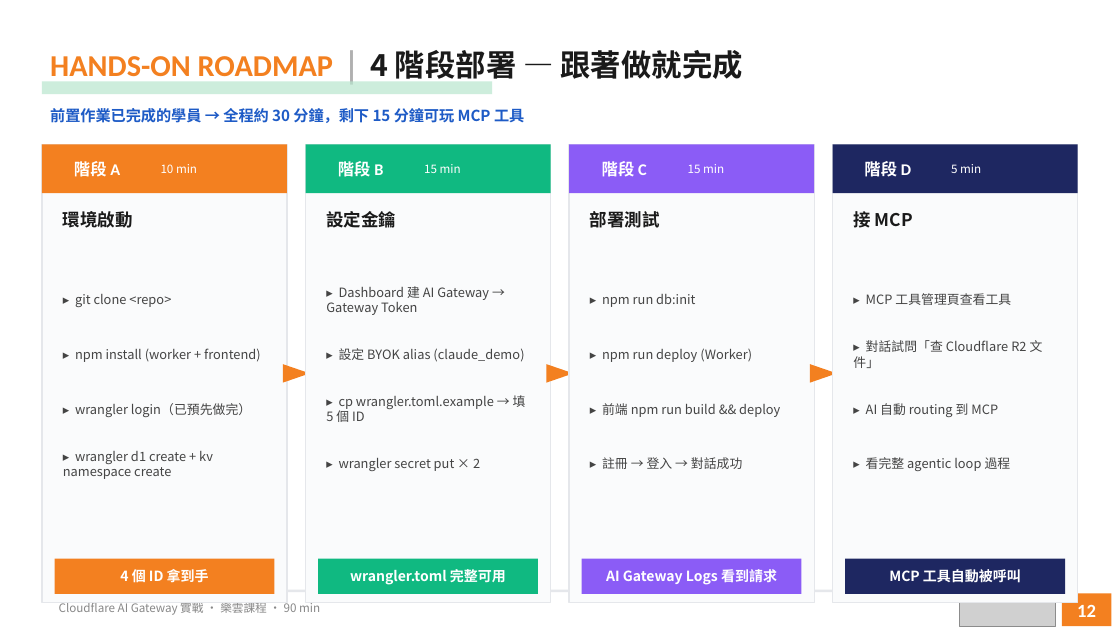
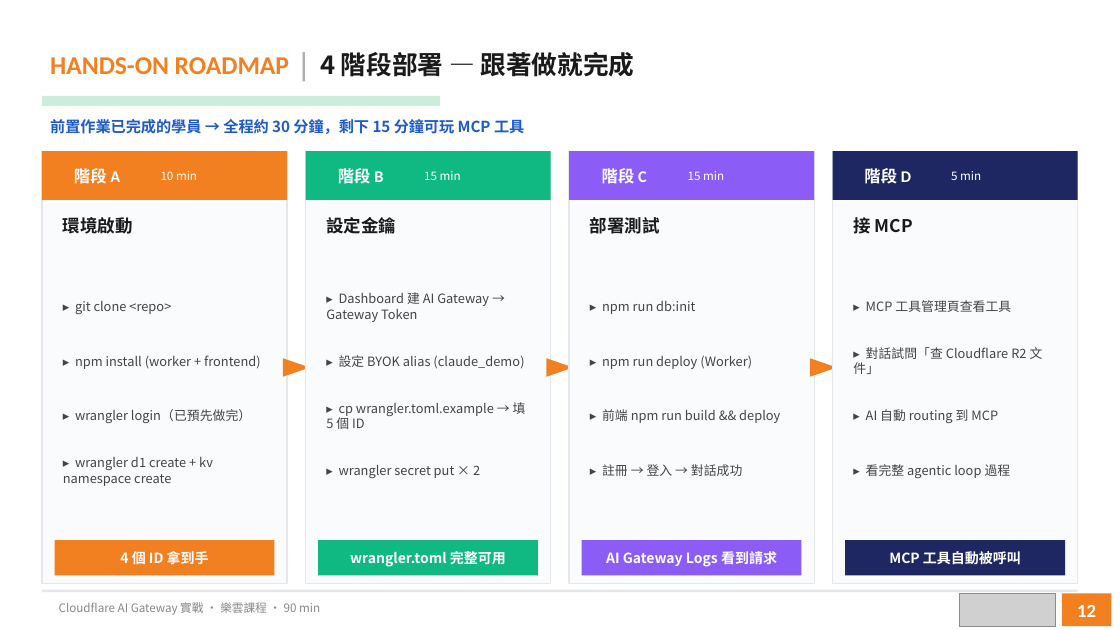
Before and after one commit to victor-workspace/cloudflare-aigw-course, a slide deck: slide 12 of slides/aigw-course.pptx. Drawn at 1120x630 pixels with LibreOffice and Linux fonts; fonts in the diff are those of the drawing; grey boxes stand for pictures. Boxes give left, top, right and bottom in pixels: in the first picture for what was removed or moved away, otherwise in the second. Text is boxed around its words. In the diff, an @@ line names an element or a change of style, - is before the commit and + after.

```diff
--- a/slides/aigw-course.pptx
+++ b/slides/aigw-course.pptx
@@ text "HANDS-ON ROADMAP | 4 階段部署 ..." at <box>50,52,635,77</box>: size 26 to 22 pt @@
@@ text "前置作業已完成的學員 → 全程約 30 分鐘，剩下 ...": place and size @@
-text "前置作業已完成的學員 → 全程約 30 分鐘，剩下 ..." at <box>50,108,524,123</box>
+text "前置作業已完成的學員 → 全程約 30 分鐘，剩下 ..." at <box>50,119,524,134</box>
@@ rectangle: place and size @@
-rectangle at <box>42,82,492,94</box>
+rectangle at <box>42,96,440,106</box>
@@ rectangle: place and size @@
-rectangle at <box>42,145,287,602</box>
+rectangle at <box>42,151,287,584</box>
@@ rectangle: place and size @@
-rectangle at <box>306,145,551,602</box>
+rectangle at <box>306,151,551,584</box>
@@ rectangle: place and size @@
-rectangle at <box>570,145,815,602</box>
+rectangle at <box>570,151,815,584</box>
@@ 28 texts, 4 rectangles: place and size @@
-28 texts, 4 rectangles at <box>42,145,1078,479</box>
+28 texts, 4 rectangles at <box>42,151,1078,486</box>
@@ rectangle: place and size @@
-rectangle at <box>833,145,1078,602</box>
+rectangle at <box>833,151,1078,584</box>
@@ 3 triangles: place and size @@
-3 triangles at <box>283,365,837,383</box>
+3 triangles at <box>283,358,837,376</box>
@@ 4 texts, 4 rectangles: place and size @@
-4 texts, 4 rectangles at <box>55,559,1065,594</box>
+4 texts, 4 rectangles at <box>55,540,1065,576</box>
```
Also in this commit, not shown: 9 other slides changed, 1 slide added, 1 slide removed, 3 other files.
